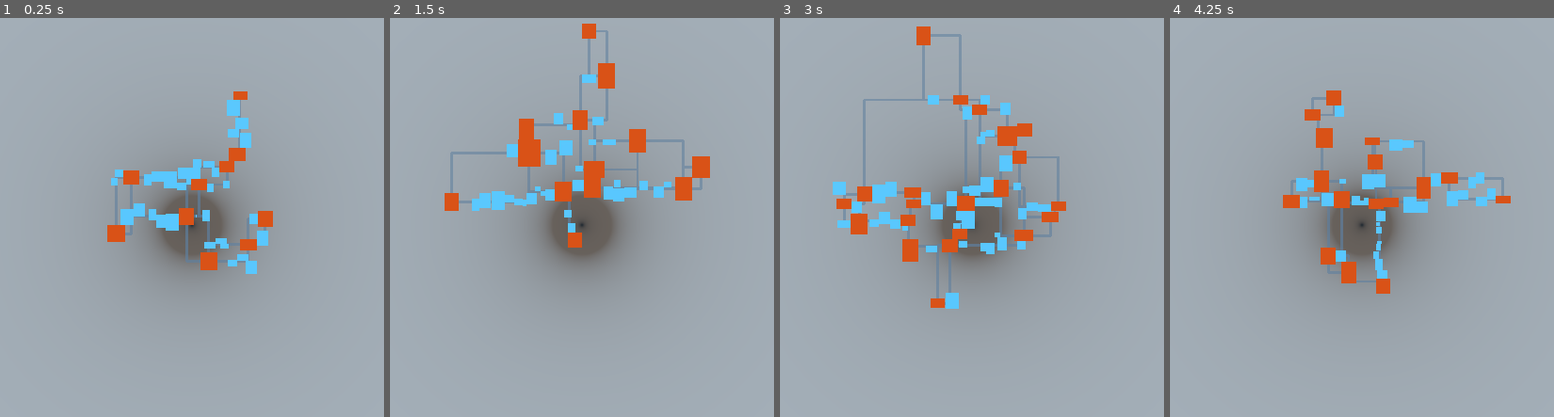
Above: before the commit, frames 1-4 (left to right).
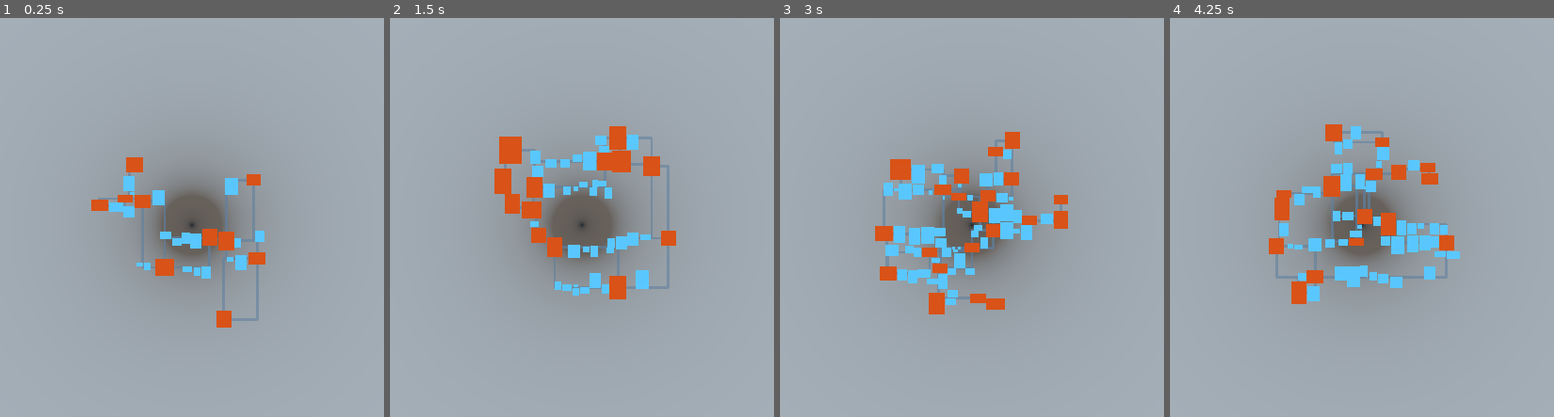
Above: after the commit, the same moments.

Repository: CavemanTournament/CavemanTournament
Game: Godot game, scene res://main.tscn
Same seed, same stepped clock (60 frames per second), same inputs: the game is played once before the commit and once after it. This scene is started directly instead of the project's main scene.
Inputs (mouse positions are in pixels of both pictures, inside the frame that each line leads up to):
- Up to frame 1 (0.25 s): no input
- Up to frame 2 (1.5 s): tap Enter at 0.5 s; move the mouse to (747, 201) at 0.52 s; click (747, 201) at 0.67 s; tap Space (ui_select) at 0.77, 1.25 s; drag from (432, 245) to (543, 313) at 1.27 s
- Up to frame 3 (3 s): tap Enter at 2 s; move the mouse to (1048, 129) at 2.02 s; click (1048, 129) at 2.17 s; tap Space (ui_select) at 2.75 s; drag from (933, 313) to (outside the picture) at 2.77 s
- Up to frame 4 (4.25 s): tap Enter at 3.5 s; move the mouse to (outside the picture) at 3.52 s; click (outside the picture) at 3.67 s; tap Space (ui_select) at 3.77 s

The runs differ from the first frame. In frame 1, 6.7% of the frame differs, in the area x 23-72%, y 18-78%; in frame 2, 10%; in frame 3, 11%, in the area x 13-75%, y 2-75%; in frame 4, 9.8%.

Commit message:
refactor: cell separation improvements

Diff:
--- a/dungeon/generator.gd
+++ b/dungeon/generator.gd
@@ -45,12 +45,13 @@
 	# Generate randomly sized and positioned cells, and separate them
 	for _i in range(num_cells):
 		var cell = generate_random_cell()
-		separate_cell(cell)
 		self.cells[cell.id] = cell
 
 		# Set cell type to room if it's big enough
 		if cell.rect.size.x >= min_room_size:
 			cell.set_type(DungeonVariables.CELL_TYPE_ROOM)
+
+	separate_cells()
 
 	# Get a graph of linked rooms
 	var room_graph = get_room_graph()
@@ -76,6 +77,18 @@
 			assigned_cells.append(cell)
 
 	return assigned_cells
+
+func sort_cells(cell1, cell2):
+	var overlaps1 = 0
+	var overlaps2 = 0
+
+	for cell in cells.values():
+		if cell.id != cell1.id && cell.rect.intersects(cell1.rect):
+			overlaps1 += 1
+		if cell.id != cell2.id && cell.rect.intersects(cell2.rect):
+			overlaps2 += 1
+
+	return overlaps1 - overlaps2
 
 func get_unused_cell_id():
 	var id = self.next_cell_id
@@ -176,16 +189,6 @@
 	cell.move(Vector3(cell_pos.x, 0, cell_pos.y))
 
 	return cell
-
-func separate_cell(cell):
-	var cell_placement_dir = cell.transform.origin.normalized()
-
-	while true:
-		var overlapping_cell = get_overlapping_cell(cell)
-		if !overlapping_cell:
-			break
-
-		separate_cells(cell, overlapping_cell, cell_placement_dir)
 
 func delaunay_triangulate_cells(_cells: Array):
 	var points = PoolVector2Array()
@@ -306,36 +309,36 @@
 
 	return path
 
-func separate_cells(cell1, cell2, dir):
-	var angle = dir.angle_to(Vector3.RIGHT)
-
-	var cell1_corner = Vector3.ZERO
-	var cell2_corner = Vector3.ZERO
-
-	if dir.x <= 0:
-		cell1_corner.x = cell1.rect.end.x
-		cell2_corner.x = cell2.rect.position.x
-	else:
-		cell1_corner.x = cell1.rect.position.x
-		cell2_corner.x = cell2.rect.end.x
-
-	if dir.z <= 0:
-		cell1_corner.z = cell1.rect.end.y
-		cell2_corner.z = cell2.rect.position.y
-	else:
-		cell1_corner.z = cell1.rect.position.y
-		cell2_corner.z = cell2.rect.end.y
-
-	var dist_horizontal = cell2_corner.x - cell1_corner.x
-	var dist_vertical = cell2_corner.z - cell1_corner.z
-
-	var delta1 = Vector3(tan(angle) * dist_vertical, 0, dist_vertical).round()
-	var delta2 = Vector3(dist_horizontal, 0, tan(angle - PI / 2) * dist_horizontal).round()
-
-	if delta1.length() < delta2.length():
-		cell1.move(delta1)
-	else:
-		cell1.move(delta2)
+func separate_cells():
+	var tree = RTree.new()
+	for id in self.cells:
+		tree.insert(id, cells[id].rect)
+
+	var ticks = 0
+	var overlaps = true
+	while overlaps && ticks < 200:
+		overlaps = false
+		for cell1_id in self.cells:
+
+			var v = Vector3.ZERO
+			var overlapping_cells = tree.find_overlapping(cells[cell1_id].rect)
+
+			for cell2_id in overlapping_cells:
+				if cell1_id != cell2_id:
+					overlaps = true
+					v += cells[cell2_id].transform.origin - cells[cell1_id].transform.origin
+
+			if overlapping_cells.size() > 1:
+				v = v.normalized()
+				v *= -1
+				cells[cell1_id].move(v)
+				tree.update(cell1_id, cells[cell1_id].rect)
+			else:
+				var o1 = cells[cell1_id].transform.origin
+				var o2 = o1.snapped(Vector3(1, 1, 1))
+				if o1 != o2:
+					cells[cell1_id].set_position(o2)
+					tree.update(cell1_id, cells[cell1_id].rect)
 
 func get_overlapping_cell(cell1):
 	for cell2 in self.cells.values():
--- a/main.tscn
+++ b/main.tscn
@@ -10,7 +10,6 @@
 script = ExtResource( 1 )
 tile_size = 1.0
 num_cells = 200
-cell_position_range = 10
 min_room_size = 16
 
 [node name="Rooms" type="Node" parent="."]
--- a/project.godot
+++ b/project.godot
@@ -30,6 +30,11 @@
 "path": "res://scripts/priority_queue.gd"
 }, {
 "base": "Reference",
+"class": "RTree",
+"language": "GDScript",
+"path": "res://scripts/r_tree.gd"
+}, {
+"base": "Reference",
 "class": "Util",
 "language": "GDScript",
 "path": "res://scripts/util.gd"
@@ -39,6 +44,7 @@
 "DungeonGenerator": "",
 "Graph": "",
 "PriorityQueue": "",
+"RTree": "",
 "Util": ""
 }
 
@@ -51,6 +57,10 @@
 [autoload]
 
 DungeonVariables="*res://dungeon/variables.gd"
+
+[editor_plugins]
+
+enabled=PoolStringArray( "gut" )
 
 [input]
 
